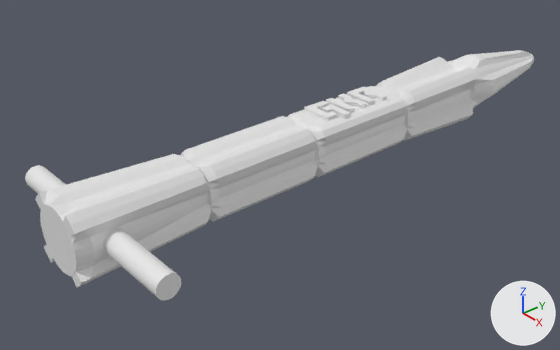
The Blender file Other/Kubotan/kubotan.blend, before and after one commit.
Camera for both pictures: a 50 mm camera at (8.11, -8.24, 5.43) aimed at (-0.44, -0.99, -0.67). The axes (+X, +Y, +Z) are drawn at lower right. The lights are the same throughout.

Before the edit, the objects in view are built like this:
```python
me_cylinder = bpy.data.meshes.new('Cylinder')
me_cylinder.from_pydata(...)  # 536 vertices, 506 faces; spans x -0.54..0.54, y -0.53..0.53, z -5.24..5.57
me_cylinder_001 = bpy.data.meshes.new('Cylinder.001')
me_cylinder_001.from_pydata(...)  # a 32-sided cylinder along z spanning x -1.0..1.0, y -1.0..1.0, z -1.0..1.0
me_mesh = bpy.data.meshes.new('Mesh')
me_mesh.from_pydata(...)  # 82 vertices, 103 faces; spans x -0.91..0.91, y -0.4..0.4, z -0.03..0.03
ob_cylinder = bpy.data.objects.new('Cylinder', me_cylinder)
ob_cylinder.location = (0.0, 0.23, 0.0)
ob_cylinder.rotation_euler = (1.571, 0.0, 0.0)  # degrees (90, 0, 0)
ob_cylinder.scale = (1.0, 1.0, 0.948)
ob_cylinder_001 = bpy.data.objects.new('Cylinder.001', me_cylinder_001)
ob_cylinder_001.location = (-0.01, -4.52, 0.0)
ob_cylinder_001.rotation_euler = (0.0, 1.571, 0.0)  # degrees (0, 90, 0)
ob_cylinder_001.scale = (0.174, 0.174, 1.74)
ob_text = bpy.data.objects.new('Text', me_mesh)
ob_text.location = (0.01, 0.07, 0.42)
ob_text.rotation_euler = (0.0, 0.0, 1.571)  # degrees (0, 0, 90)
ob_text.scale = (0.736, 0.776, -2.12)
```
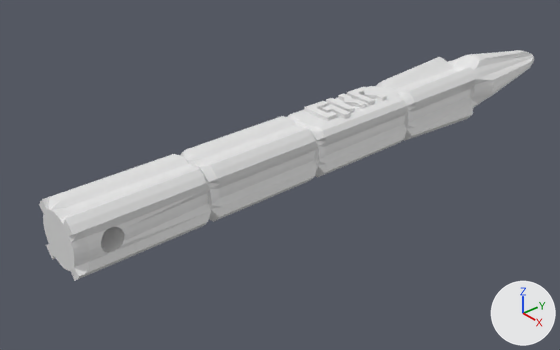
Commit message: Fixed Kubotan bottom.

What the commit changed:
me_cylinder has 536 vertices, 506 faces and spans x -0.54..0.54, y -0.53..0.53, z -5.24..5.57.
me_cylinder is used by ob_cylinder; location (0.0, 0.23, 0.0); rotation (1.571, 0.0, 0.0), in degrees (90, 0, 0); scale (1.0, 1.0, 0.948).
me_cylinder part 1: all 88 vertices in x -0.54..0.54, y -0.53..0.53, z 5.34..5.57 are scaled about their middle by 0.863, then moved by (0.0, 0.0, 0.01).
Object 'Cylinder.001' (ob_cylinder_001) is now hidden.

Location of each change, (x1, y1, x2, y2) in pixels of the pictures (560 x 350 px; the box of a moved part takes in the faces that stretch with it):
'Cylinder', reshaped
    before: (35, 50, 534, 287)
    after: (39, 50, 534, 281)
'Cylinder.001', hidden
    before: (25, 165, 181, 300)
part 1 of me_cylinder, moved or reshaped
    before: (35, 154, 211, 287)
    after: (39, 154, 211, 281)
